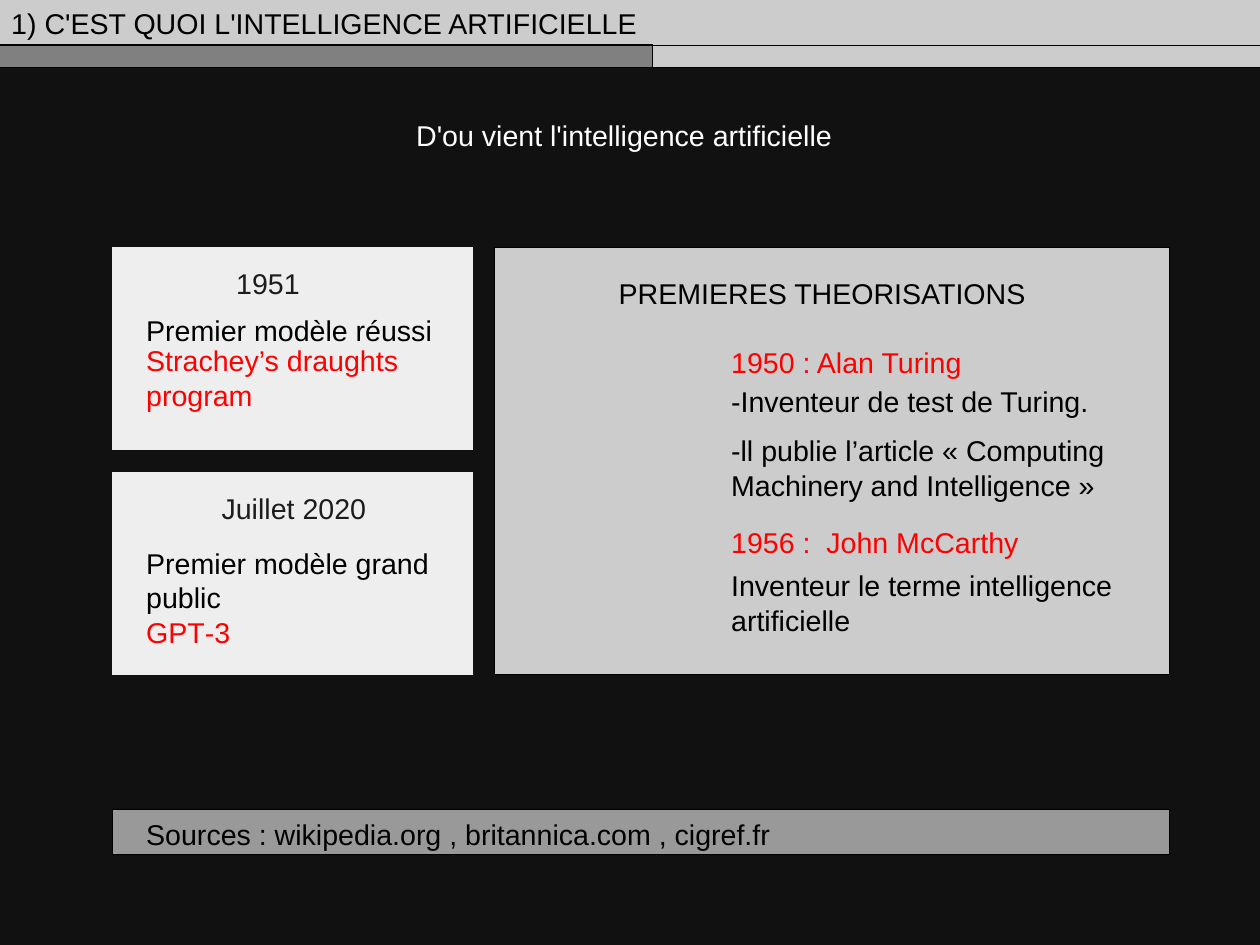
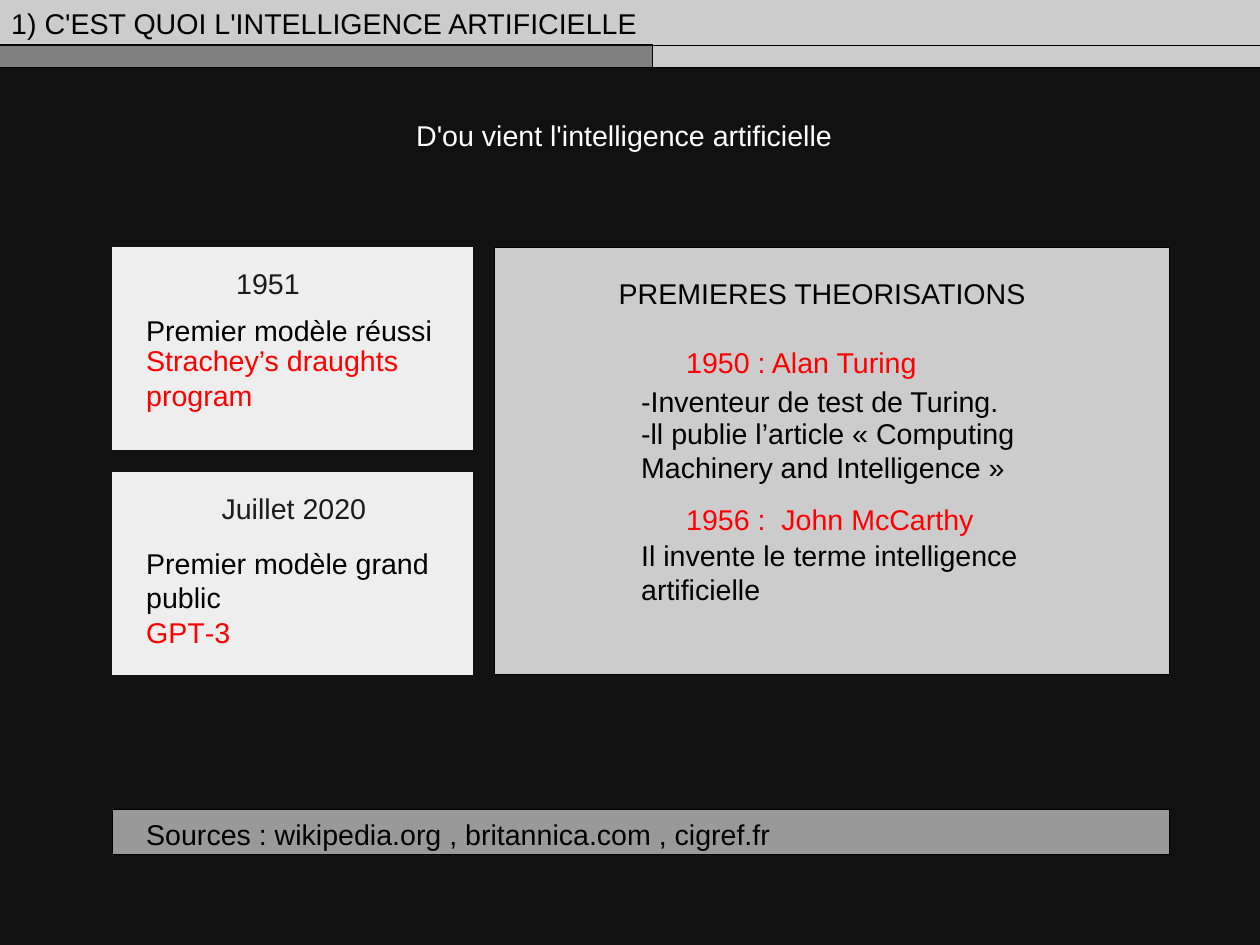
Before and after one commit to KodK-fr/TEMPORAIRE, a slide deck: slide 3 of ORAL.odp. Drawn at 1260x945 pixels with LibreOffice and Linux fonts; fonts in the diff are those of the drawing. Boxes give left, top, right and bottom in pixels: in the first picture for what was removed or moved away, otherwise in the second. Text is boxed around its words. In the diff, an @@ line names an element or a change of style, - is before the commit and + after.

```diff
--- a/ORAL.odp
+++ b/ORAL.odp
@@ text "1950 : Alan Turing" moved from (x1=731, y1=352, x2=962, y2=379) to (x1=686, y1=352, x2=917, y2=379) @@
@@ text "-Inventeur de test de Turing." moved from (x1=731, y1=391, x2=1088, y2=417) to (x1=641, y1=391, x2=998, y2=417) @@
@@ text "-ll publie l’article « Computing ..." moved from (x1=731, y1=440, x2=1104, y2=501) to (x1=641, y1=423, x2=1014, y2=484) @@
@@ text "1956 : John McCarthy" moved from (x1=731, y1=532, x2=1018, y2=559) to (x1=686, y1=509, x2=973, y2=536) @@
@@ text at (x1=641, y1=545, x2=1017, y2=601): text changed @@
-Inventeur le terme intelligence artificielle
+Il invente le terme intelligence artificielle
```
Also in this commit, not shown: 4 other slides changed.
